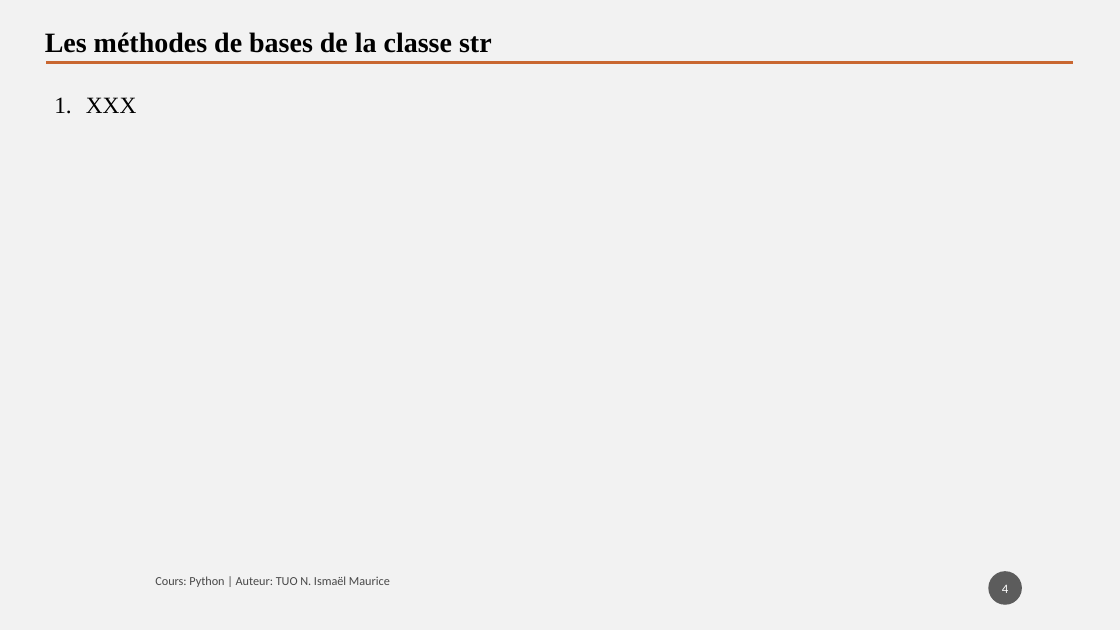
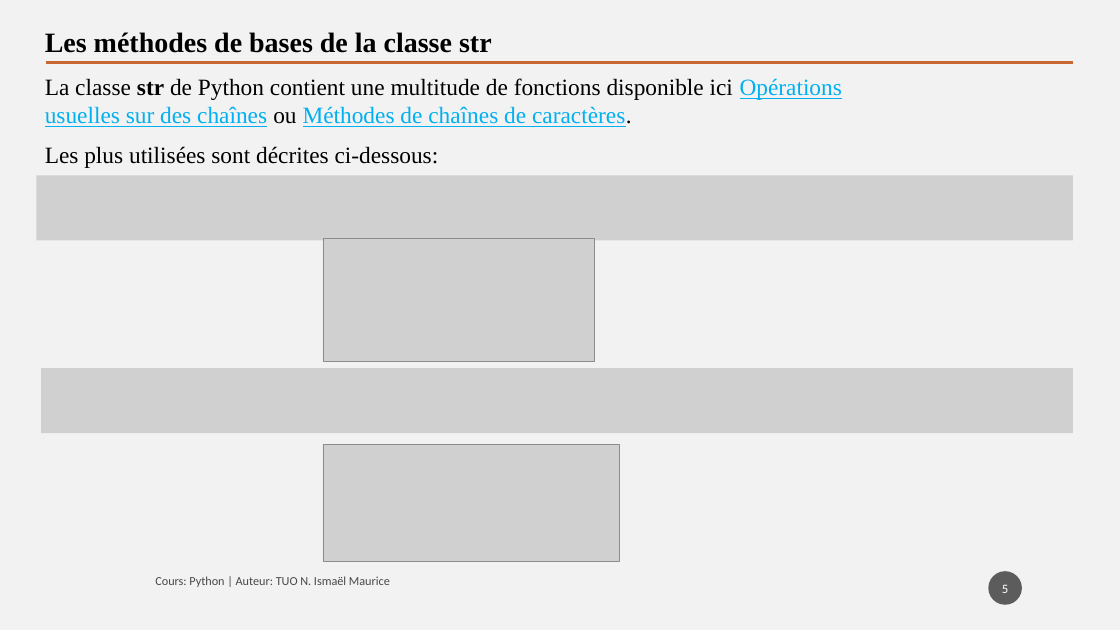
Before and after one commit to tisma95/cours-python, a slide deck: slide 5 of source/Chapitre 8 - Les chaines de caractères.pptx (slide 4 before the commit). Drawn at 1120x630 pixels with LibreOffice and Linux fonts; fonts in the diff are those of the drawing; grey boxes stand for pictures. Boxes give left, top, right and bottom in pixels: in the first picture for what was removed or moved away, otherwise in the second. Text is boxed around its words. In the diff, an @@ line names an element or a change of style, - is before the commit and + after.

```diff
--- a/source/Chapitre 8 - Les chaines de caractères.pptx
+++ b/source/Chapitre 8 - Les chaines de caractères.pptx
@@ text at [45, 78, 842, 127]: text changed @@
-1. XXX
+La classe str de Python contient une multitude de fonctions disponible ici Opérations usuelles sur des chaînes ou Méthodes de chaînes de caractères.
@@ text added at [45, 146, 439, 168], 20 pt, text #000000 @@
+Les plus utilisées sont décrites ci-dessous:
@@ picture added at [36, 176, 1073, 240] @@
@@ picture added at [323, 239, 594, 362] @@
@@ picture added at [41, 368, 1073, 433] @@
@@ picture added at [323, 444, 619, 562] @@
@@ page number at [1002, 585, 1008, 593]: text changed @@
-4
+5
```
Also in this commit, not shown: 7 other slides changed, 11 slides added, 10 other files.
